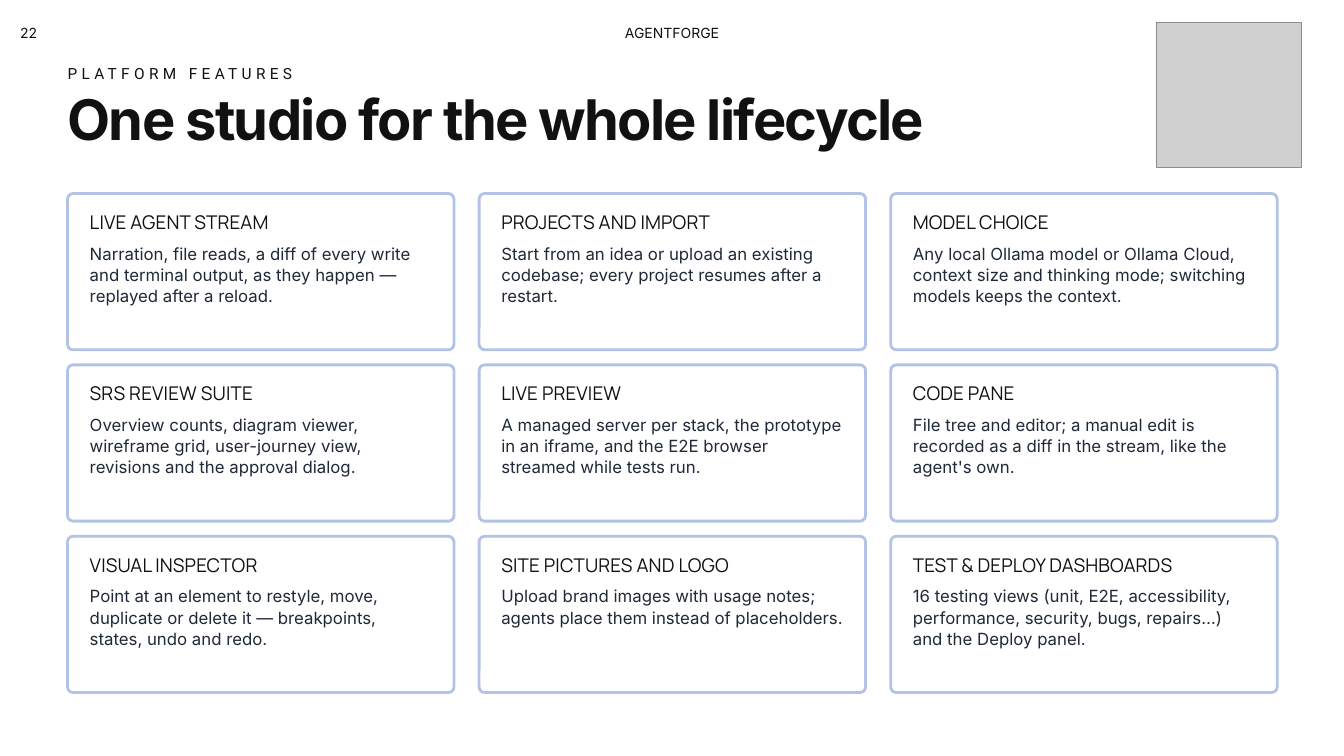
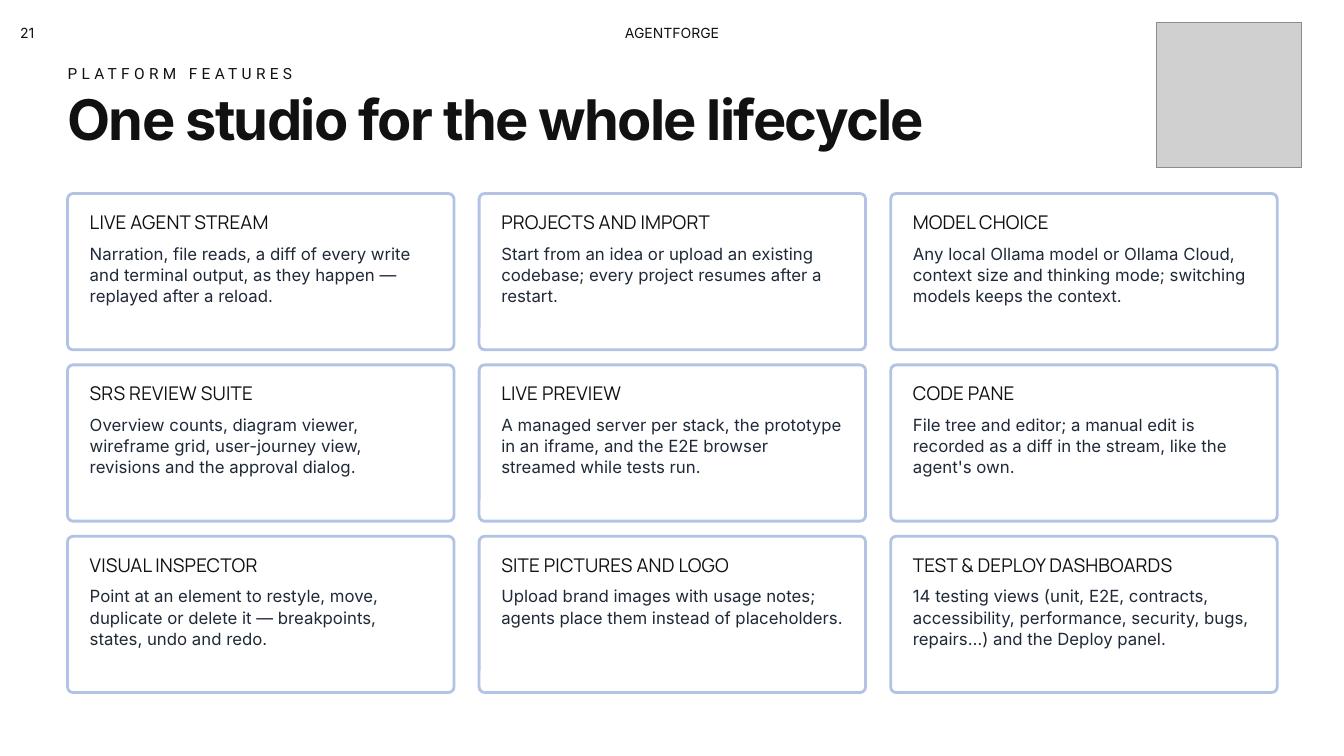
Before and after one commit to Ravindu200232/agentforge-studio, a slide deck: slide 21 of docs/presentation/AgentForge-PP2.pptx (slide 22 before the commit). Drawn at 1344x756 pixels with LibreOffice and Linux fonts; fonts in the diff are those of the drawing; grey boxes stand for pictures; background and template pictures are left out. Boxes give left, top, right and bottom in pixels: in the first picture for what was removed or moved away, otherwise in the second. Text is boxed around its words. In the diff, an @@ line names an element or a change of style, - is before the commit and + after.

```diff
--- a/docs/presentation/AgentForge-PP2.pptx
+++ b/docs/presentation/AgentForge-PP2.pptx
@@ text at box(20, 27, 34, 38): text changed @@
-22
+21
@@ text at box(913, 589, 1248, 649): text changed @@
-16 testing views (unit, E2E, accessibility, performance, security, bugs, repairs…) and the Deploy panel.
+14 testing views (unit, E2E, contracts, accessibility, performance, security, bugs, repairs…) and the Deploy panel.
```
Also in this commit, not shown: 23 other slides changed, 2 slides removed.
